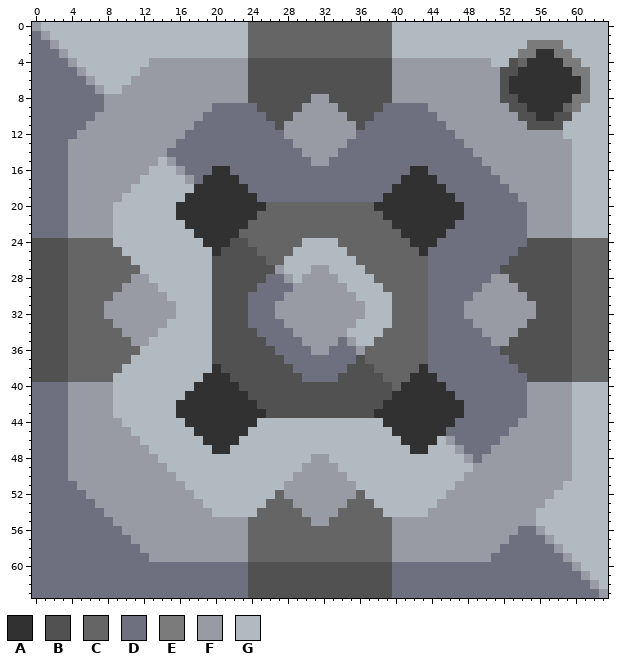
One commit to this pixel-art sprite: sprites/blocks/petroleum-refinery.png. The picture above is the old version.
The file is 64x64 pixels.
Palette (. is transparent): A #313131  B #515151  C #656565  D #6e7080  E #7b7b7b  F #989aa4  G #b0bac0
Pixels before (only the part around the change), first column x 35:
 0 CCCCCGGGGGGGGGGGGGGGGGGGGGGGG
 1 CCCCCGGGGGGGGGGGGGGGGGGGGGGGG
 2 CCCCCGGGGGGGGGGGGGGGEEEEGGGGG
 3 CCCCCGGGGGGGGGGGGGGEEAAEEGGGG
 4 BBBBBFFFFFFFFFFFGGBCAAAAEEGGG
 5 BBBBBFFFFFFFFFFFFBBAAAAAAEEGG
 6 BBBBBFFFFFFFFFFFFBAAAAAAAAEGG
 7 BBBBBFFFFFFFFFFFFBAAAAAAAAEGG
 8 BBBBBFFFFFFFFFFFFBBAAAAAAEEGG
 9 BBBBDDDDDFFFFFFFFFBBAAAACEGGG
10 BBBDDDDDDDFFFFFFFFFBBAABBGGGG
11 FBDDDDDDDDDFFFFFFFFFBBBBGGGGG
12 FDDDDDDDDDDDFFFFFFFFFFFFGGGGG
13 DDDDDDDDDDDDDFFFFFFFFFFFFGGGG
14 DDDDDDDDDDDDDDFFFFFFFFFFFGGGG
15 DDDDDDDDDDDDDDDFFFFFFFFFFGGGG
16 DDDDDDDAADDDDDDDFFFFFFFFFGGGG
17 DDDDDDAAAADDDDDDDFFFFFFFFGGGG
18 DDDDDAAAAAADDDDDDDFFFFFFFGGGG
19 DDDDAAAAAAAADDDDDDDFFFFFFGGGG
The same view after the edit:
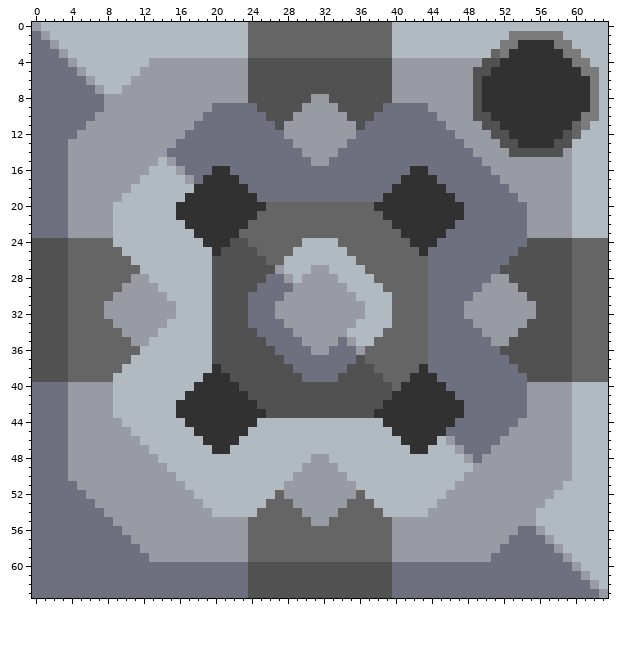
From old to new:
Changed rows in their new state; - is an unchanged pixel.
first column x 49:
 1 ----EEEEEE----
 2 ---EEAAAA-E---
 3 --CEAAA--A-E--
 4 -BBAAA----A-E-
 5 BBAAA------A-E
 6 BAAA--------AE
 7 BAAA--------AE
 8 BAAAA------AAE
 9 BAAAAA----AAAE
10 BBAAAAA--AAAEE
11 -BBAAAAAAAACE-
12 --BBAAAAAABC--
13 ---BBAAAABB---
14 ----BBBBBB----
